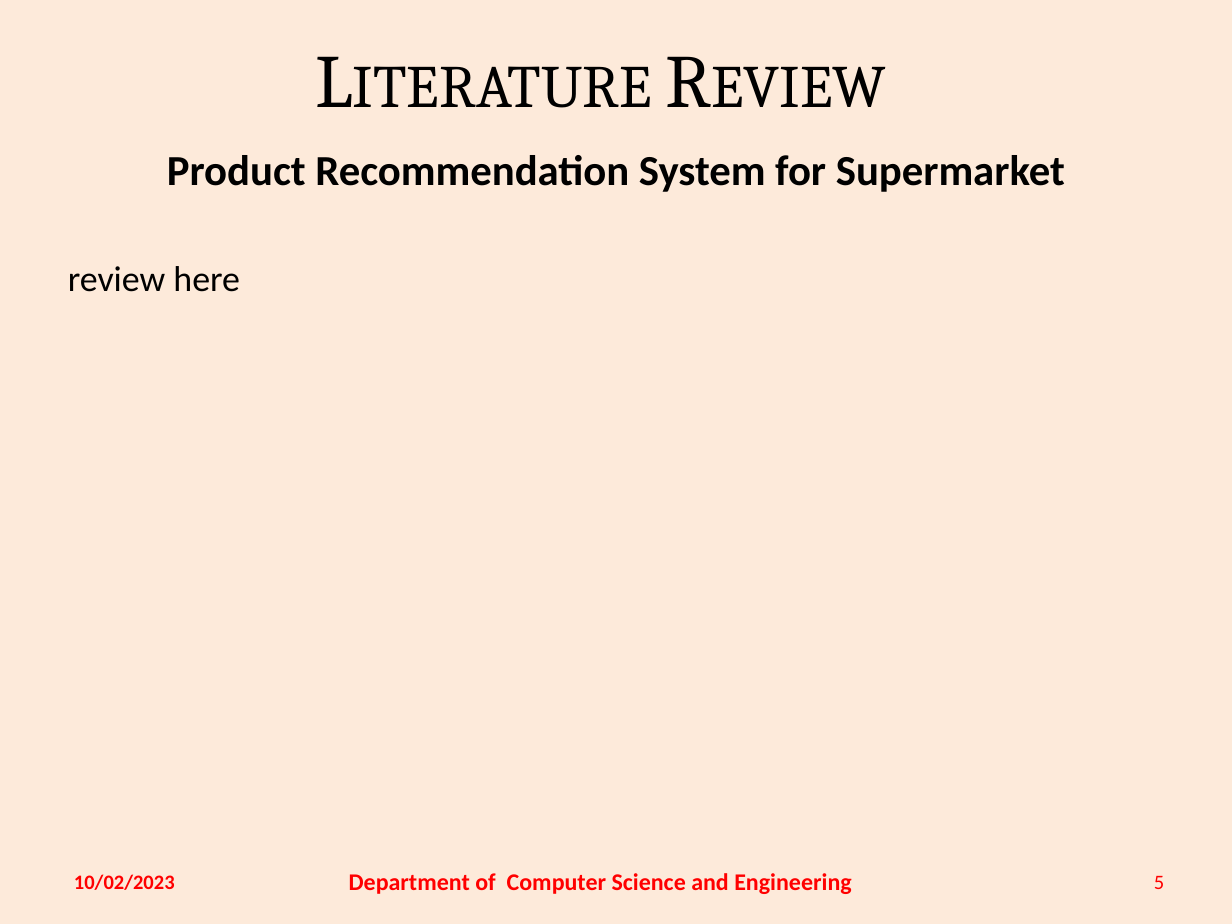
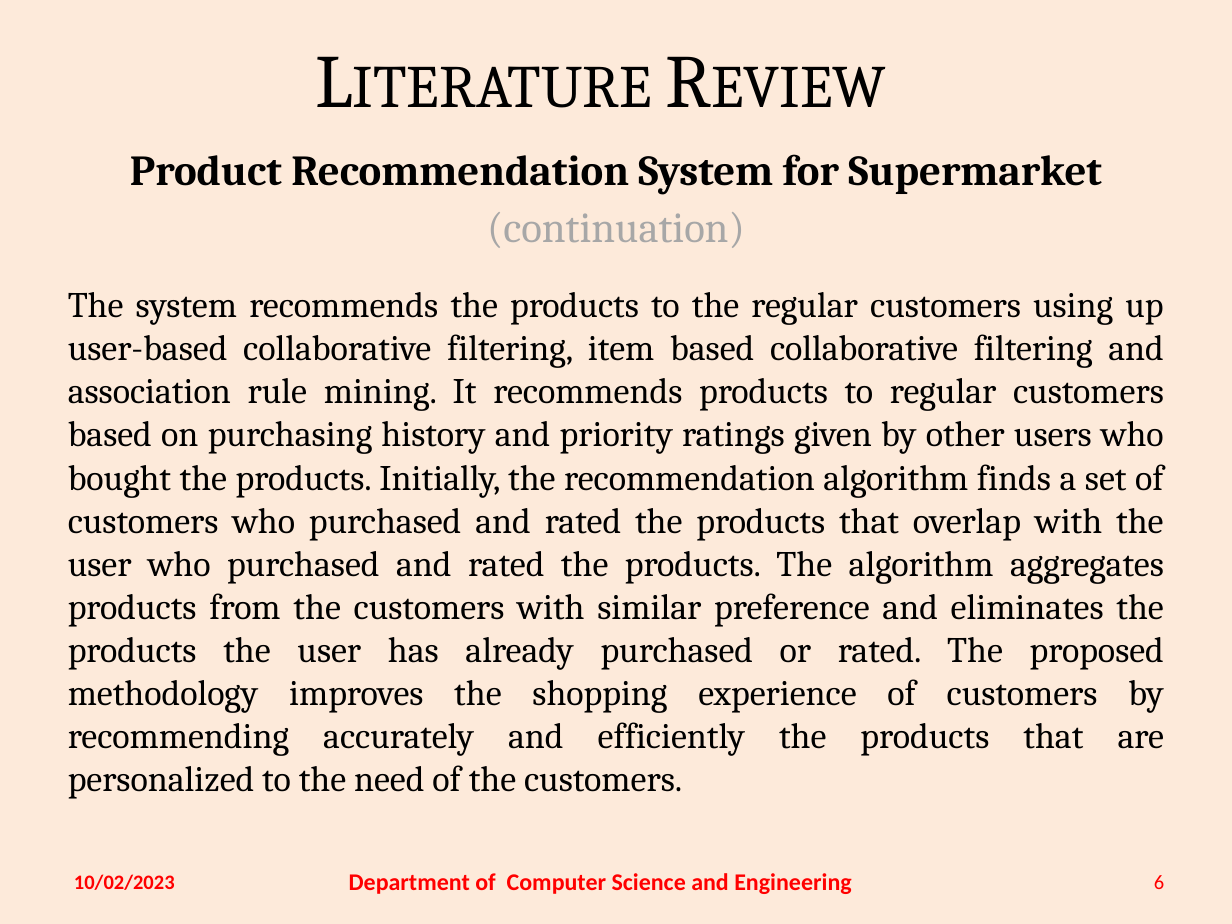
Before and after one commit to thatNitinVinayak/Inventory-Management-using-IoT, a slide deck: slide 6 of Review/Review 1/19C0-59,62,77 Review1 (18CS810) - incomplete.pptx (slide 5 before the commit). Drawn at 1232x924 pixels with LibreOffice and Linux fonts; fonts in the diff are those of the drawing. Boxes give left, top, right and bottom in pixels: in the first picture for what was removed or moved away, otherwise in the second. Text is boxed around its words. In the diff, an @@ line names an element or a change of style, - is before the commit and + after.

```diff
--- a/Review/Review 1/19C0-59,62,77 Review1 (18CS810) - incomplete.pptx
+++ b/Review/Review 1/19C0-59,62,77 Review1 (18CS810) - incomplete.pptx
@@ text at (130, 154, 1102, 195): font Calibri to Cambria in "Product Recommendation System for Supermarket" @@
@@ text at (68, 212, 1164, 799): text changed; font Calibri to Cambria @@
-review here
+(continuation)
+The system recommends the products to the regular customers using up user-based collaborative filtering, item based collaborative filtering and association rule mining. It recommends products to regular customers based on purchasing history and priority ratings given by other users who bought the products. Initially, the recommendation algorithm finds a set of customers who purchased and rated the products that overlap with the user who purchased and rated the products. The algorithm aggregates products from the customers with similar preference and eliminates the products the user has already purchased or rated. The proposed methodology improves the shopping experience of customers by recommending accurately and efficiently the products that are personalized to the need of the customers.
@@ page number at (1154, 875, 1164, 889): text changed @@
-5
+6
```
Also in this commit, not shown: 3 other slides changed, 1 slide added, 1 other file.
